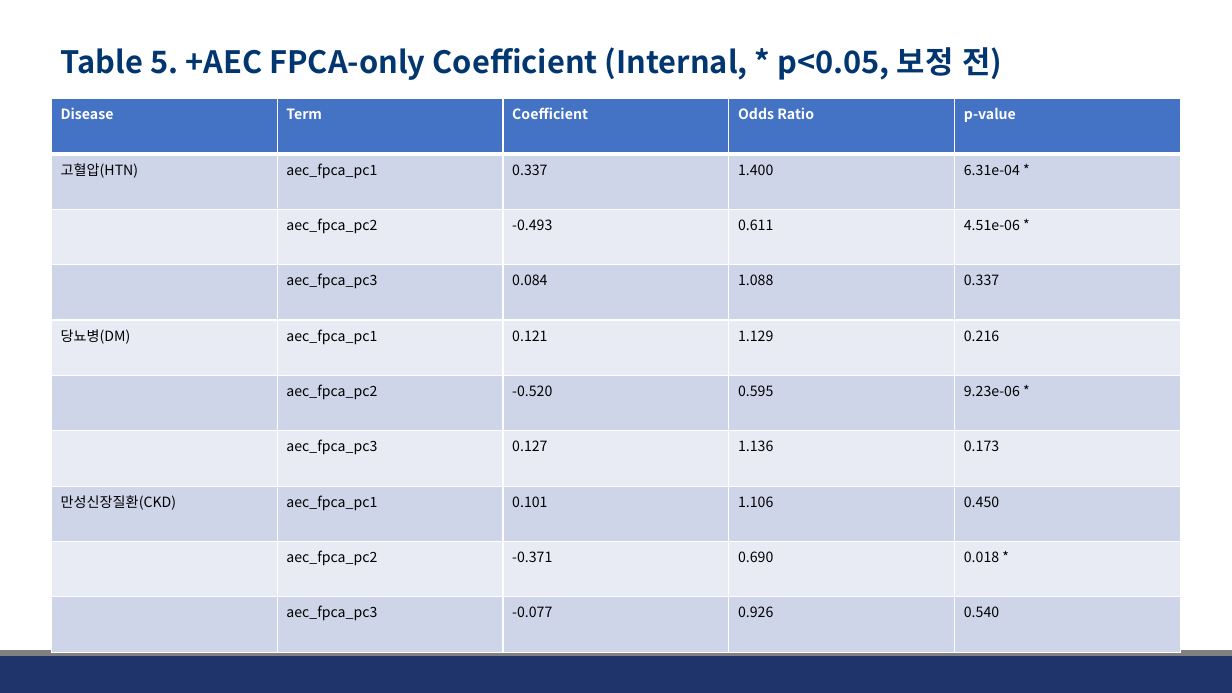
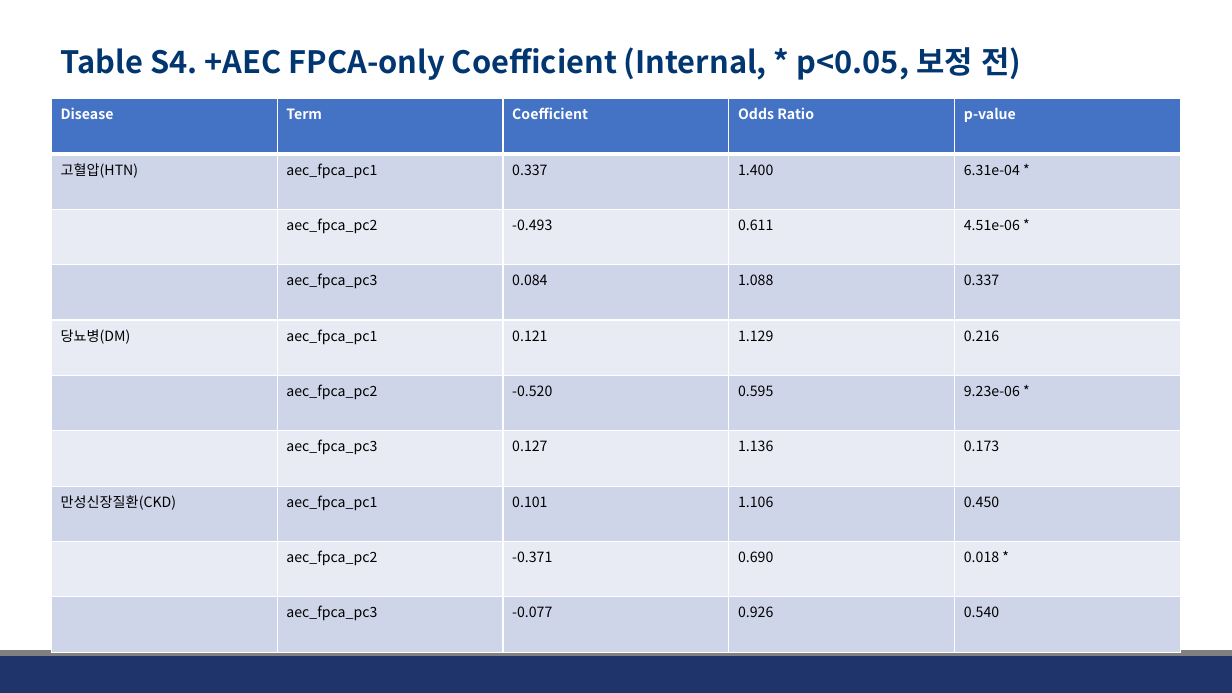
Before and after one commit to JHWannabe/Clinical_Study, a slide deck: slide 16 of docs/261002.pptx (slide 10 before the commit). Drawn at 1232x693 pixels with LibreOffice and Linux fonts; fonts in the diff are those of the drawing; background and template pictures are left out. Boxes give left, top, right and bottom in pixels: in the first picture for what was removed or moved away, otherwise in the second. Text is boxed around its words. In the diff, an @@ line names an element or a change of style, - is before the commit and + after.

```diff
--- a/docs/261002.pptx
+++ b/docs/261002.pptx
@@ title at bbox=[61, 47, 1021, 80]: text changed @@
-Table 5. +AEC FPCA-only Coefficient (Internal, * p<0.05, 보정 전)
+Table S4. +AEC FPCA-only Coefficient (Internal, * p<0.05, 보정 전)
```
Also in this commit, not shown: 10 other slides changed, 6 slides added, 42 other files.
